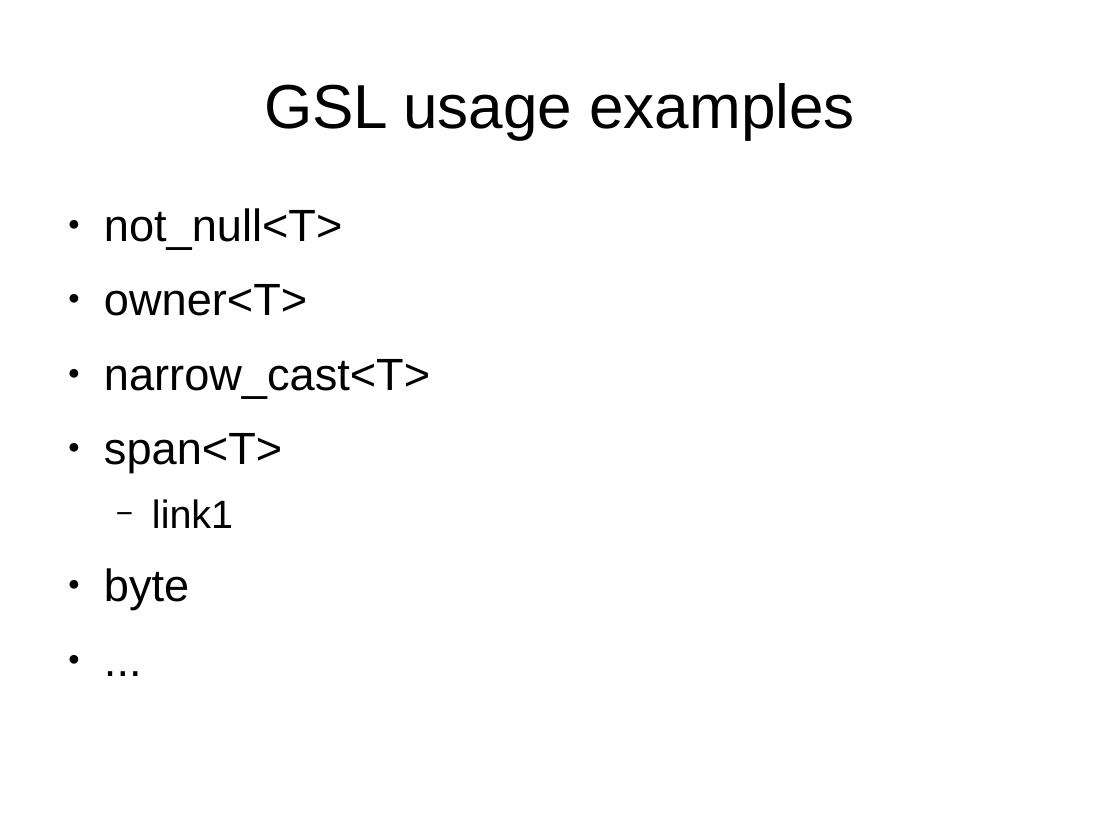
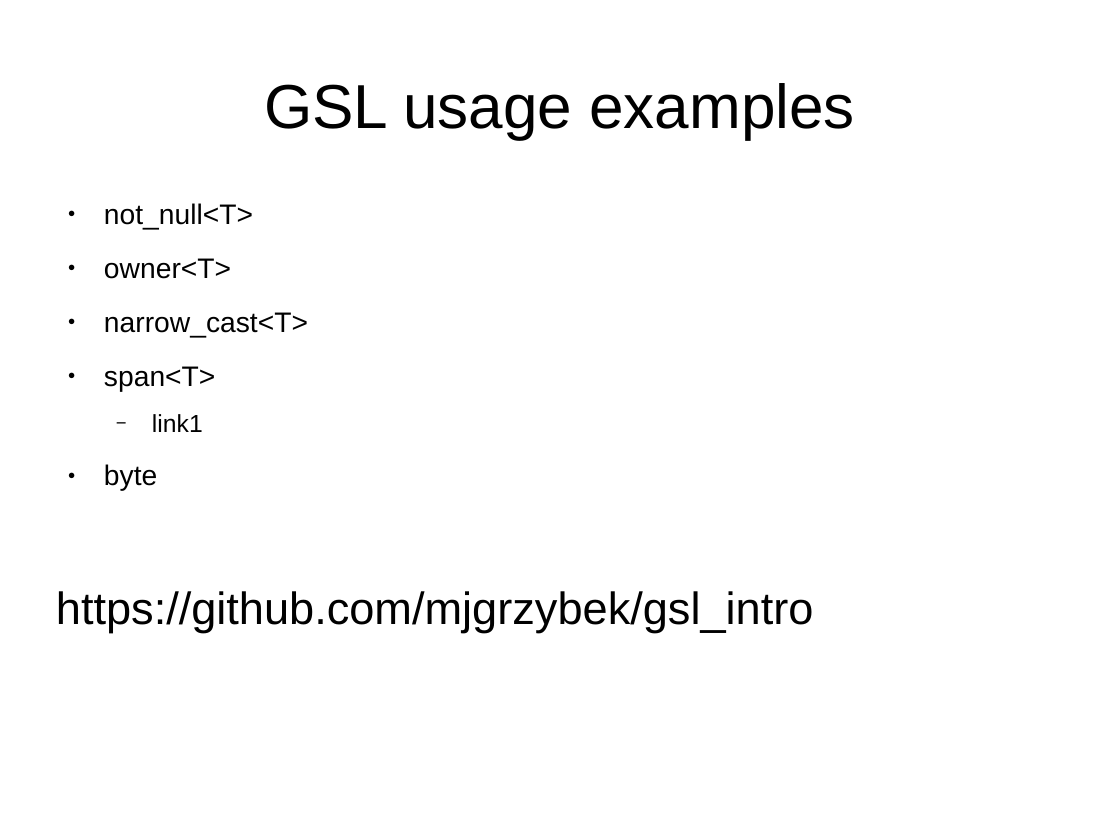
Before and after one commit to mjgrzybek/gsl_intro, a slide deck: slide 6 of slides.odp. Drawn at 1120x840 pixels with LibreOffice and Linux fonts; fonts in the diff are those of the drawing. Boxes give left, top, right and bottom in pixels: in the first picture for what was removed or moved away, otherwise in the second. Text is boxed around its words. In the diff, an @@ line names an element or a change of style, - is before the commit and + after.

```diff
--- a/slides.odp
+++ b/slides.odp
@@ text at [104,203,308,432]: paragraph removed @@
-● ...
@@ text "not_null<T>" at [104,203,308,432]: size 32 to 20 pt in "not_null<T>", "owner<T>", "narrow_cast<T>", "span<T>" and 1 more places; size 28 to 17.5 pt in "link1" @@
@@ text added at [56,591,813,632], 32 pt, text #000000 @@
+https://github.com/mjgrzybek/gsl_intro
```
Also in this commit, not shown: 1 other slide changed.
